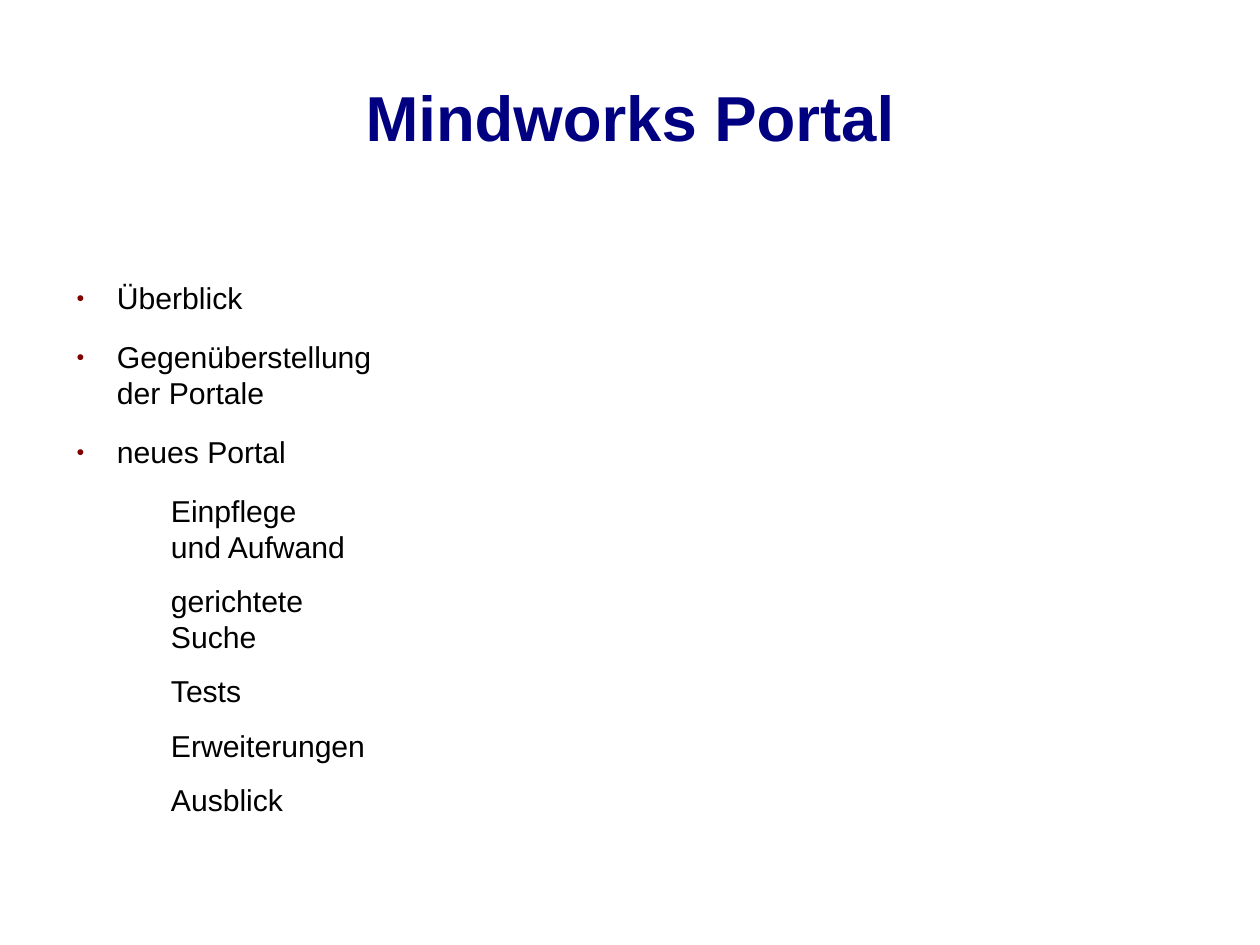
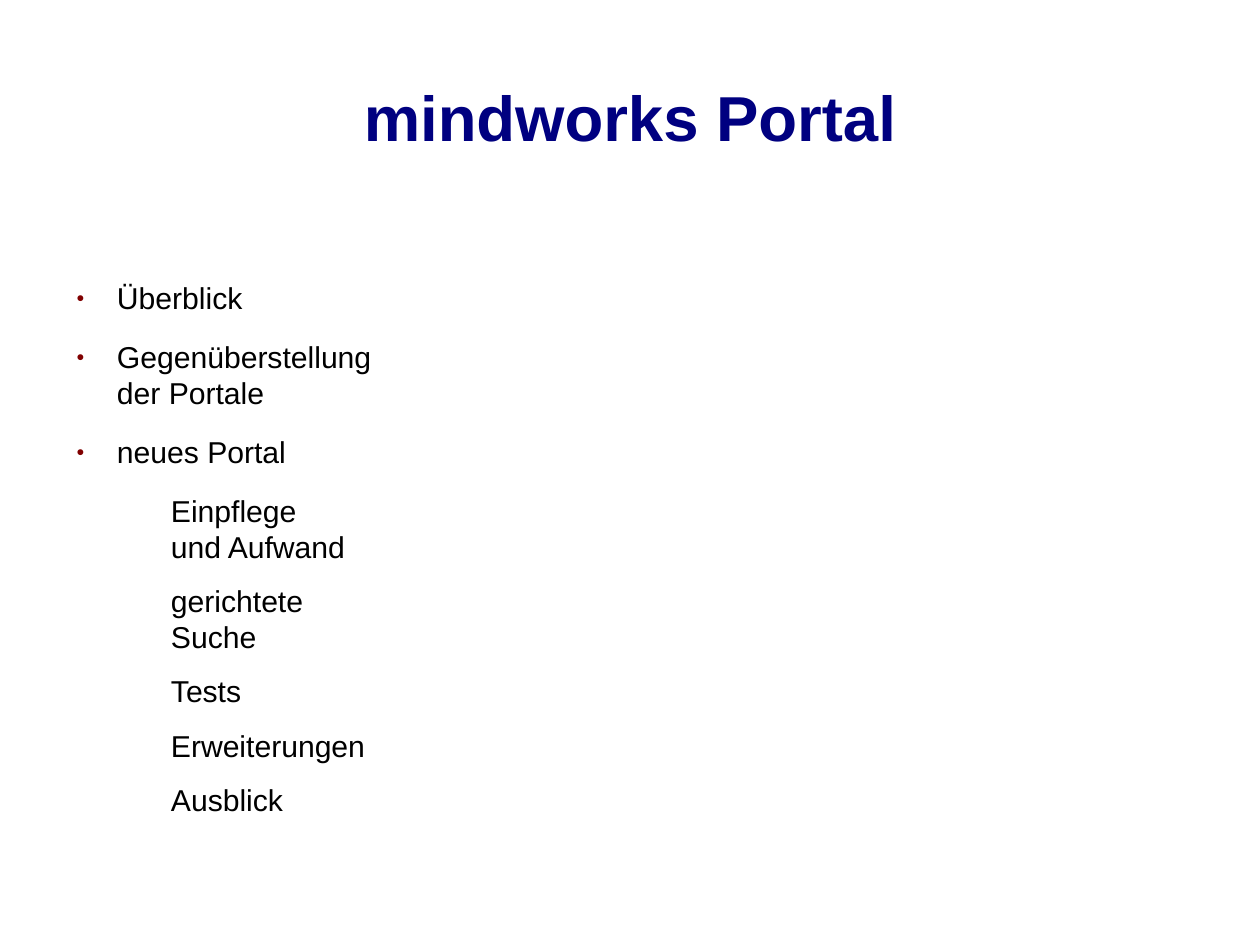
Before and after one commit to jbeyer1984/Portal, a slide deck: slide 1 of documents/Präsentation/mindworksPortal.odp. Drawn at 1260x945 pixels with LibreOffice and Linux fonts; fonts in the diff are those of the drawing; background and template pictures are left out. Boxes give left, top, right and bottom in pixels: in the first picture for what was removed or moved away, otherwise in the second. Text is boxed around its words. In the diff, an @@ line names an element or a change of style, - is before the commit and + after.

```diff
--- a/documents/Präsentation/mindworksPortal.odp
+++ b/documents/Präsentation/mindworksPortal.odp
@@ title at bbox=[364, 95, 896, 142]: text changed @@
-Mindworks Portal
+mindworks Portal
```
Also in this commit, not shown: 2 other slides changed, 1 slide added, 3 other files.
